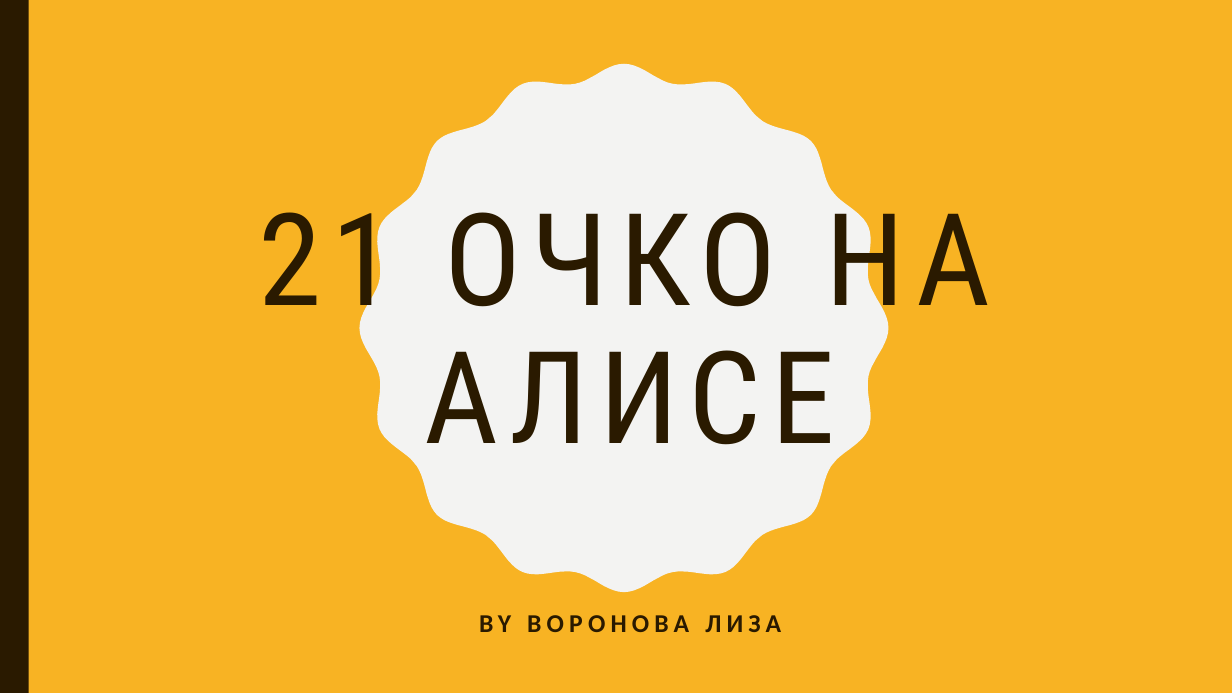
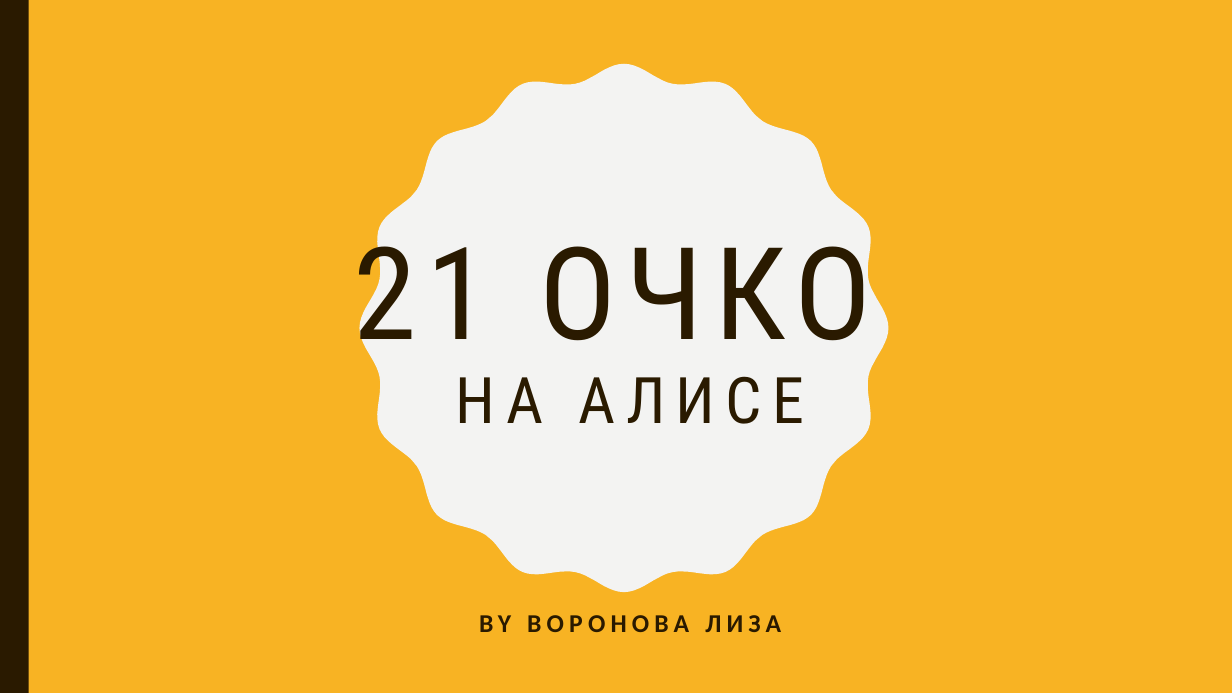
Before and after one commit to radiate-positivity/alice, a slide deck: slide 1 of 21 Очко на Алисе.pptx. Drawn at 1232x693 pixels with LibreOffice and Linux fonts; fonts in the diff are those of the drawing. Boxes give left, top, right and bottom in pixels: in the first picture for what was removed or moved away, otherwise in the second. Text is boxed around its words. In the diff, an @@ line names an element or a change of style, - is before the commit and + after.

```diff
--- a/21 Очко на Алисе.pptx
+++ b/21 Очко на Алисе.pptx
@@ title "21 ОЧКО НА АЛИСЕ" at [353, 222, 872, 424]: size 100 to 50 pt in "НА АЛИСЕ" @@
```
Also in this commit, not shown: 3 other slides changed, 2 slides added, 1 slide removed.
